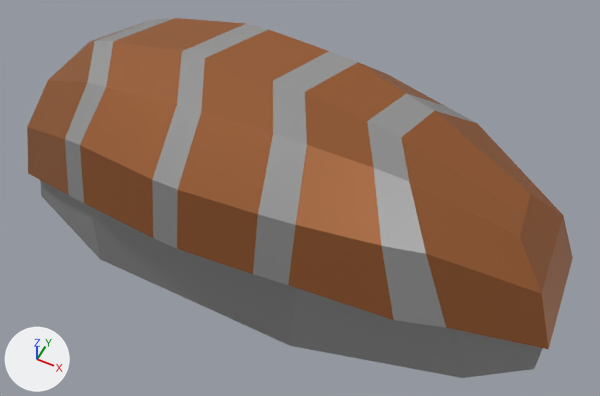
One commit to the glTF model assets/models/food/Sushi.glb: the scene before it, then after it.
Both versions are drawn from a camera (50 mm lens) standing at (0.377, -0.793, 0.987) and looking at (-0.008, -0.024, 0.026). The lights are fixed; the arrows at lower left show +X, +Y and +Z. Where no turn or scale is listed for an object, it has been applied to the vertices.

Objects in the first picture: 'Sushi_Nigiri1_1', 'Sushi_Nigiri1_2'.
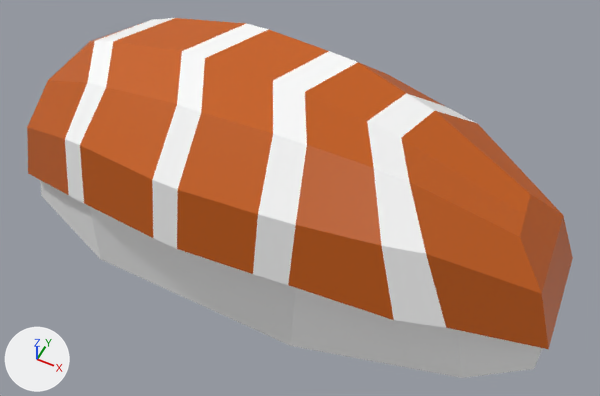
Pixel boxes (x1, y1, x2, y2) of what changed, in the pictures (600 x 396 px):
'Sushi_Nigiri1_2', recoloured, surface changed (brown to orange)
    both: (27, 18, 573, 349)
'Sushi_Nigiri1_1', recoloured, surface changed (grey to white)
    both: (40, 18, 543, 378)

The change, as a list of edits to the scene's bpy script:
```text
Change mat_white:
    mat_white.metallic: 0.4 -> 0.0
    mat_white.base_color: (0.366, 0.366, 0.366) -> (1.0, 1.0, 1.0)  # grey #a3a3a3 -> white #ffffff
Change mat_orange:
    mat_orange.metallic: 0.4 -> 0.0
    mat_orange.base_color: (0.366, 0.126, 0.0372) -> (0.591, 0.114, 0.00273)  # brown #a36336 -> orange #ca5f09
```
